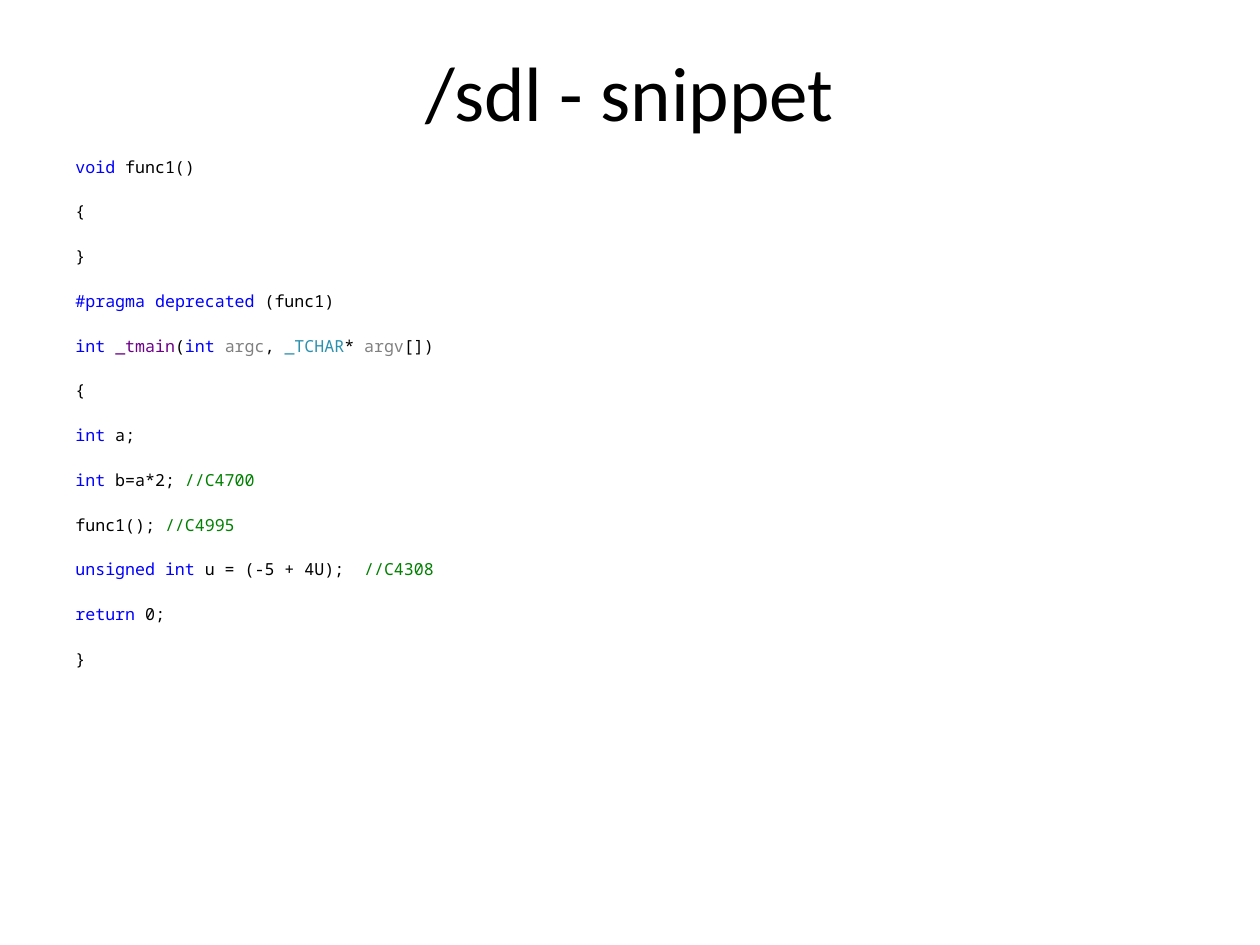
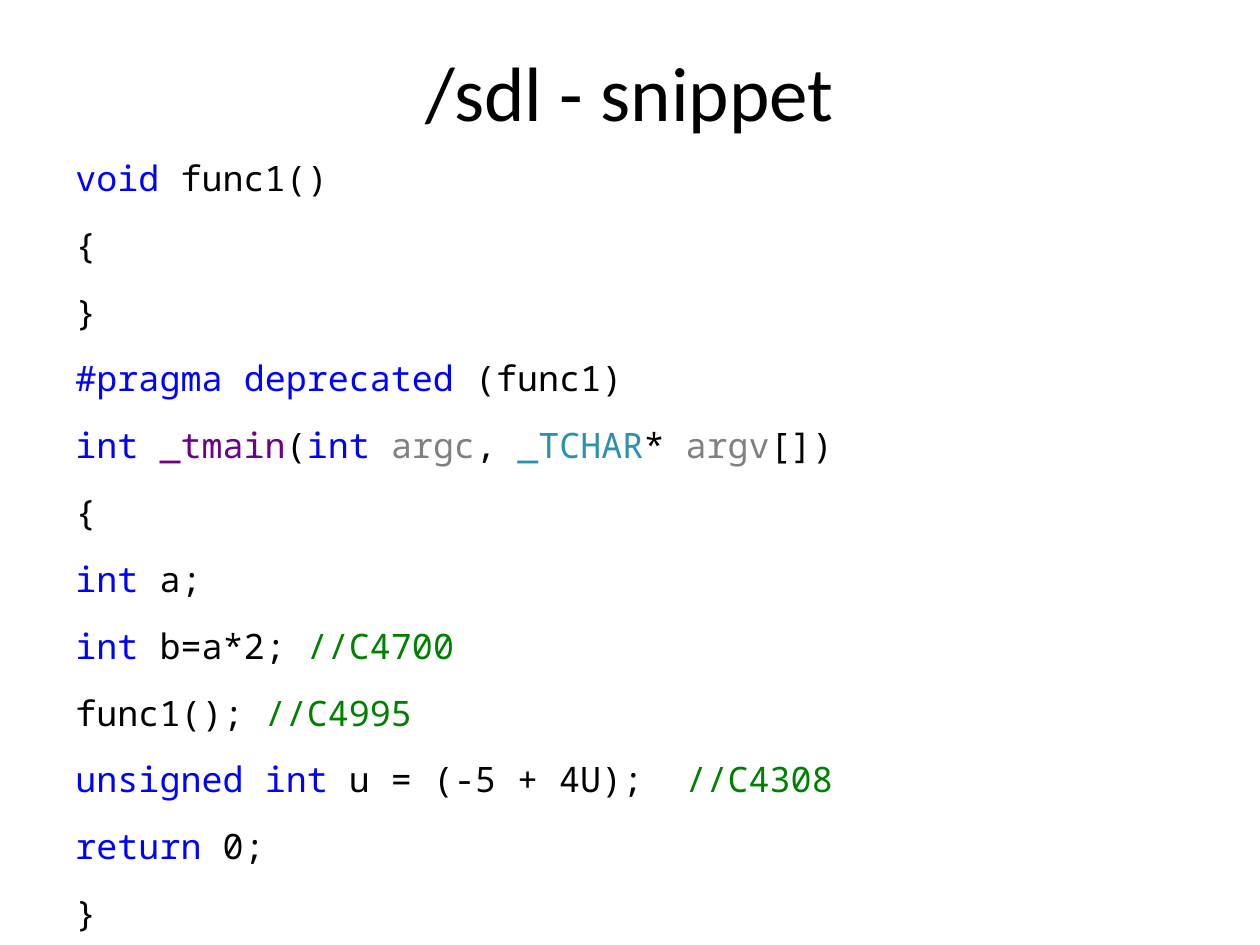
Before and after one commit to guidop/CDays14, a slide deck: slide 10 of CDays14.odp. Drawn at 1260x945 pixels with LibreOffice and Linux fonts; fonts in the diff are those of the drawing. Boxes give left, top, right and bottom in pixels: in the first picture for what was removed or moved away, otherwise in the second. Text is boxed around its words. In the diff, an @@ line names an element or a change of style, - is before the commit and + after.

```diff
--- a/CDays14.odp
+++ b/CDays14.odp
@@ text "void func1()" at [75,164,833,864]: size 9.5 to 20 pt @@
```
Also in this commit, not shown: 4 other slides changed, 12 slides added, 27 slides removed, 10 other files.
